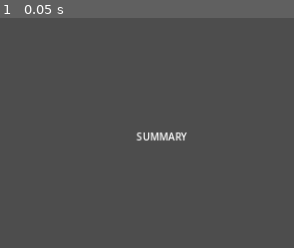
Above: before the commit, frame 1.
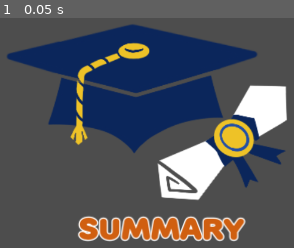
Above: after the commit, the same moment.

Repository: stem-career-paths/game
Game: Godot game, scene res://ui/epilogue/epilogue_summary.tscn
The game is run twice, just before and just after one commit, with the same random seed, the same clock (stepped at 60 frames per second) and the same inputs. This scene is started directly instead of the project's main scene.
Inputs:
- Up to frame 1 (0.05 s): no input

The runs differ from the first frame. In frame 1, 40% of the frame differs, in the area x 2-98%, y 2-98%.
Error in both runs: Assertion failed: Epilogue must be set (res://ui/epilogue/epilogue_summary.gd:6)

Commit message:
Improve summary screen
This now uses original art for icons and
punchier, clearer text. The old cap-and-diploma
art is now also incorporated.

A few files from the previous ending approach
were found and removed as part of this as well.

Diff:
--- a/project/end/end_robotics.gd
+++ /dev/null
@@ -1,5 +0,0 @@
-extends RefCounted
-
-
-var major := "Mechanical Engineering"
-var text := "You love your time at robotics club! You attend university and study %s. You make robots now!" % major
--- /dev/null
+++ b/project/ui/big_orange_label_style.tres
@@ -0,0 +1,9 @@
+[gd_resource type="LabelSettings" load_steps=2 format=3 uid="uid://bvm7q5p6moaui"]
+
+[ext_resource type="FontFile" uid="uid://c57ulb1d8v5ug" path="res://common/Rounds Black.otf" id="1_288da"]
+
+[resource]
+font = ExtResource("1_288da")
+font_size = 48
+font_color = Color(0.815686, 0.372549, 0.0627451, 1)
+outline_size = 8
--- a/project/ui/epilogue/epilogue_summary.gd
+++ b/project/ui/epilogue/epilogue_summary.gd
@@ -6,25 +6,37 @@
 	assert(epilogue != null, "Epilogue must be set")
 
 	if epilogue.gap_year:
-		var label := Label.new()
-		label.text = "Took a gap year"
-		add_child(label)
+		var label := _make_summary_label()
+		label.text = "Gap year"
+		label.type = SummaryItem.Type.TIME
+		_add_summary_item(label)
 
 	if epilogue.community_college:
-		var label := Label.new()
-		label.text = "Attended Community College"
-		add_child(label)
+		var label := _make_summary_label()
+		label.text = "Community College"
+		label.type = SummaryItem.Type.INSTITUTION
+		_add_summary_item(label)
 
-	var college_label := Label.new()
-	college_label.text = "Attended %s" % Epilogue.as_string(epilogue.college_type)
-	add_child(college_label)
+	var college_label := _make_summary_label()
+	college_label.text = "%s" % Epilogue.as_string(epilogue.college_type)
+	college_label.type = SummaryItem.Type.INSTITUTION
+	_add_summary_item(college_label)
 
 	for major in epilogue.majors:
-		var label := Label.new()
+		var label := _make_summary_label()
 		label.text = "Major: %s" % major.capitalize()
-		add_child(label)
+		label.type = SummaryItem.Type.DEGREE
+		_add_summary_item(label)
 
 	for minor in epilogue.minors:
-		var label := Label.new()
+		var label := _make_summary_label()
 		label.text = "Minor: %s" % minor.capitalize()
-		add_child(label)
+		label.type = SummaryItem.Type.DEGREE
+		_add_summary_item(label)
+
+
+func _add_summary_item(item : Control) -> void:
+	%SummaryItemsBox.add_child(item)
+
+func _make_summary_label() -> Control:
+	return preload("res://ui/epilogue/summary_item.tscn").instantiate()
--- a/project/ui/epilogue/epilogue_summary.tscn
+++ b/project/ui/epilogue/epilogue_summary.tscn
@@ -1,6 +1,8 @@
-[gd_scene load_steps=2 format=3 uid="uid://cimsievr00ovi"]
+[gd_scene load_steps=4 format=3 uid="uid://cimsievr00ovi"]
 
 [ext_resource type="Script" path="res://ui/epilogue/epilogue_summary.gd" id="1_n85ry"]
+[ext_resource type="LabelSettings" uid="uid://bvm7q5p6moaui" path="res://ui/big_orange_label_style.tres" id="2_3hpwi"]
+[ext_resource type="Texture2D" uid="uid://0np2j7grfox2" path="res://ui/epilogue/cap_and_diploma.png" id="3_ed6av"]
 
 [node name="EpilogueSummary" type="VBoxContainer"]
 anchors_preset = 15
@@ -11,7 +13,28 @@
 alignment = 1
 script = ExtResource("1_n85ry")
 
+[node name="MarginContainer2" type="MarginContainer" parent="."]
+layout_mode = 2
+theme_override_constants/margin_left = 110
+theme_override_constants/margin_bottom = 12
+
+[node name="TextureRect" type="TextureRect" parent="MarginContainer2"]
+layout_mode = 2
+texture = ExtResource("3_ed6av")
+stretch_mode = 2
+
 [node name="Label" type="Label" parent="."]
 layout_mode = 2
 text = "SUMMARY"
+label_settings = ExtResource("2_3hpwi")
 horizontal_alignment = 1
+
+[node name="MarginContainer" type="MarginContainer" parent="."]
+layout_mode = 2
+theme_override_constants/margin_left = 12
+theme_override_constants/margin_right = 12
+
+[node name="SummaryItemsBox" type="VBoxContainer" parent="MarginContainer"]
+unique_name_in_owner = true
+layout_mode = 2
+theme_override_constants/separation = 12
--- /dev/null
+++ b/project/ui/epilogue/summary_item.gd
@@ -0,0 +1,24 @@
+@tool
+class_name SummaryItem extends Control
+
+enum Type {
+	TIME,
+	INSTITUTION,
+	DEGREE,
+}
+
+const _ICONS := {
+	Type.TIME: preload("res://ui/epilogue/clock.png"),
+	Type.INSTITUTION: preload("res://ui/epilogue/college.png"),
+	Type.DEGREE: preload("res://ui/epilogue/diploma.png"),
+}
+
+@export var text := "Text goes here":
+	set(value):
+		text = value
+		%Label.text = text
+
+@export var type := Type.TIME:
+	set(value):
+		type = value
+		%TextureRect.texture = _ICONS[type]
--- /dev/null
+++ b/project/ui/epilogue/summary_item.tscn
@@ -0,0 +1,31 @@
+[gd_scene load_steps=3 format=3 uid="uid://octcg0x0c3jf"]
+
+[ext_resource type="Script" path="res://ui/epilogue/summary_item.gd" id="1_5vq2i"]
+[ext_resource type="Texture2D" uid="uid://08oedmrrvlth" path="res://ui/epilogue/clock.png" id="2_f4ngy"]
+
+[node name="SummaryItem" type="HBoxContainer"]
+anchors_preset = 15
+anchor_right = 1.0
+anchor_bottom = 1.0
+grow_horizontal = 2
+grow_vertical = 2
+theme_override_constants/separation = 12
+script = ExtResource("1_5vq2i")
+
+[node name="TextureRect" type="TextureRect" parent="."]
+unique_name_in_owner = true
+custom_minimum_size = Vector2(50, 50)
+layout_mode = 2
+size_flags_horizontal = 4
+size_flags_vertical = 4
+texture = ExtResource("2_f4ngy")
+expand_mode = 1
+
+[node name="Label" type="Label" parent="."]
+unique_name_in_owner = true
+custom_minimum_size = Vector2(500, 0)
+layout_mode = 2
+size_flags_horizontal = 3
+text = "Text goes here"
+vertical_alignment = 1
+autowrap_mode = 2
--- a/project/ui/game_over_control.gd
+++ /dev/null
@@ -1,24 +0,0 @@
-extends VBoxContainer
-
-signal animation_finished
-
-var major: String:
-	set(value):
-		text = value
-		%Major.text = value
-
-var text: String:
-	set(value):
-		text = value
-		%Label.text = value
-
-@onready var animation: AnimationPlayer = %AnimationPlayer
-
-
-func play() -> void:
-	animation.play("play")
-
-
-func _on_animation_player_animation_finished(anim_name: StringName) -> void:
-	if anim_name == "play":
-		animation_finished.emit()
--- a/project/ui/game_over_control.tscn
+++ /dev/null
@@ -1,73 +0,0 @@
-[gd_scene load_steps=7 format=3 uid="uid://dlmfnrpaq3eo1"]
-
-[ext_resource type="Script" path="res://ui/game_over_control.gd" id="1_alb5l"]
-[ext_resource type="Texture2D" uid="uid://0np2j7grfox2" path="res://ui/cap_and_diploma.png" id="2_ifhab"]
-
-[sub_resource type="StyleBoxFlat" id="StyleBoxFlat_me4yr"]
-content_margin_top = 32.0
-content_margin_bottom = 32.0
-bg_color = Color(0.415686, 0.470588, 0.964706, 1)
-
-[sub_resource type="LabelSettings" id="LabelSettings_82vqt"]
-font_size = 64
-
-[sub_resource type="Animation" id="Animation_5b544"]
-resource_name = "play"
-
-[sub_resource type="AnimationLibrary" id="AnimationLibrary_crask"]
-_data = {
-"play": SubResource("Animation_5b544")
-}
-
-[node name="GameOverControl" type="VBoxContainer"]
-anchors_preset = 15
-anchor_right = 1.0
-anchor_bottom = 1.0
-grow_horizontal = 2
-grow_vertical = 2
-size_flags_vertical = 3
-theme_override_constants/separation = 0
-script = ExtResource("1_alb5l")
-
-[node name="PanelContainer" type="PanelContainer" parent="."]
-layout_mode = 2
-theme_override_styles/panel = SubResource("StyleBoxFlat_me4yr")
-
-[node name="Major" type="Label" parent="PanelContainer"]
-unique_name_in_owner = true
-layout_mode = 2
-text = "[MAJOR]"
-label_settings = SubResource("LabelSettings_82vqt")
-horizontal_alignment = 1
-autowrap_mode = 3
-
-[node name="PanelContainer3" type="PanelContainer" parent="."]
-layout_mode = 2
-size_flags_vertical = 3
-
-[node name="TextureRect" type="TextureRect" parent="PanelContainer3"]
-modulate = Color(0.498039, 0.498039, 0.498039, 0.184314)
-layout_mode = 2
-texture = ExtResource("2_ifhab")
-expand_mode = 1
-stretch_mode = 5
-
-[node name="MarginContainer" type="MarginContainer" parent="PanelContainer3"]
-layout_mode = 2
-theme_override_constants/margin_left = 64
-theme_override_constants/margin_right = 64
-
-[node name="Label" type="Label" parent="PanelContainer3/MarginContainer"]
-unique_name_in_owner = true
-layout_mode = 2
-text = "[STORY]"
-horizontal_alignment = 1
-autowrap_mode = 3
-
-[node name="AnimationPlayer" type="AnimationPlayer" parent="."]
-unique_name_in_owner = true
-libraries = {
-"": SubResource("AnimationLibrary_crask")
-}
-
-[connection signal="animation_finished" from="AnimationPlayer" to="." method="_on_animation_player_animation_finished"]
--- a/project/ui/year_change_label.tscn
+++ b/project/ui/year_change_label.tscn
@@ -1,6 +1,6 @@
 [gd_scene load_steps=3 format=3 uid="uid://m2rxp1c6o6oq"]
 
-[ext_resource type="FontFile" uid="uid://c57ulb1d8v5ug" path="res://common/Rounds Black.otf" id="1_dvef7"]
+[ext_resource type="LabelSettings" uid="uid://bvm7q5p6moaui" path="res://ui/big_orange_label_style.tres" id="1_3yvny"]
 [ext_resource type="Script" path="res://ui/year_change_label.gd" id="2_odi5x"]
 
 [node name="YearChangeLabel" type="Label"]
@@ -9,12 +9,8 @@
 anchor_bottom = 1.0
 grow_horizontal = 2
 grow_vertical = 2
-theme_override_colors/font_color = Color(0.815686, 0.372549, 0.0627451, 1)
-theme_override_colors/font_outline_color = Color(1, 1, 1, 1)
-theme_override_constants/outline_size = 8
-theme_override_fonts/font = ExtResource("1_dvef7")
-theme_override_font_sizes/font_size = 48
 text = "[Something] Year!"
+label_settings = ExtResource("1_3yvny")
 horizontal_alignment = 1
 vertical_alignment = 1
 script = ExtResource("2_odi5x")
Binary file removed: project/ui/cap_and_diploma.png
Binary file added: project/ui/epilogue/cap_and_diploma.png
Not shown, added: project/ui/epilogue/cap_and_diploma.png.import
Binary file added: project/ui/epilogue/clock.png
Not shown, changed: project/ui/epilogue/clock.png.import
Binary file added: project/ui/epilogue/college.png
Not shown, added: project/ui/epilogue/college.png.import
Binary file added: project/ui/epilogue/diploma.png
Not shown, added: project/ui/epilogue/diploma.png.import
Not shown, changed: README.md
